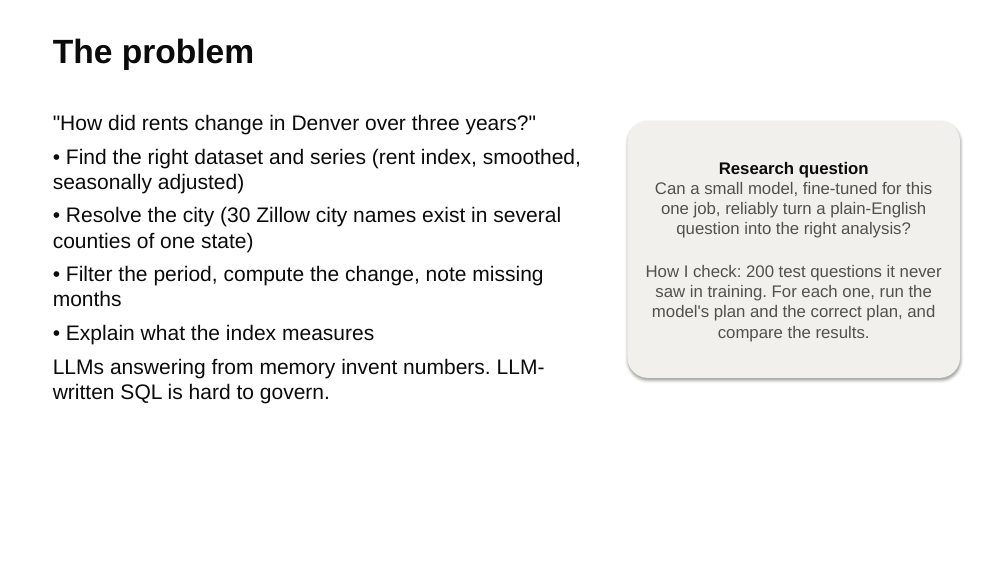
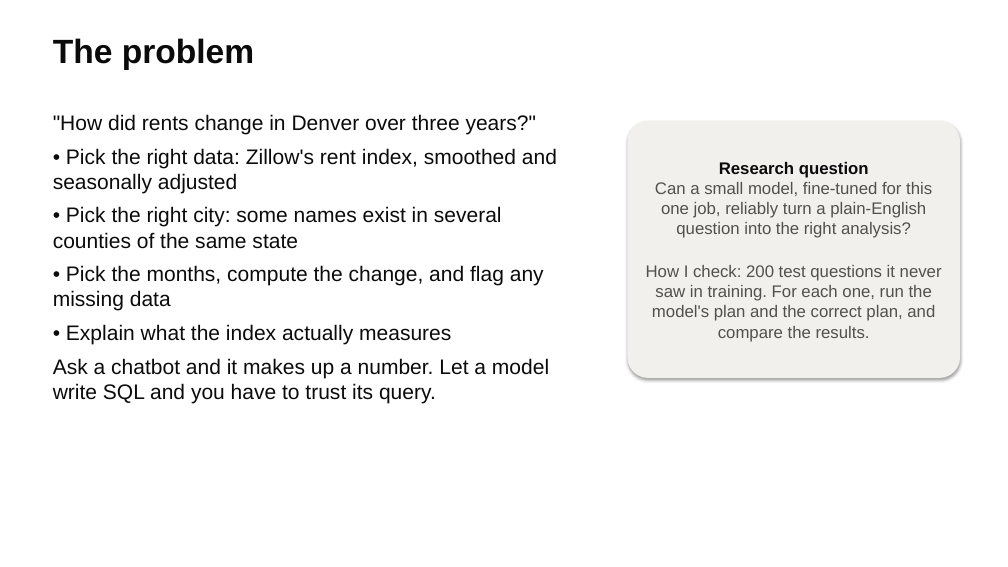
Before and after one commit to weimiao67/llm-class-final, a slide deck: slide 3 of docs/slides/housing-analyst.pptx. Drawn at 1008x567 pixels with LibreOffice and Linux fonts; fonts in the diff are those of the drawing. Boxes give left, top, right and bottom in pixels: in the first picture for what was removed or moved away, otherwise in the second. Text is boxed around its words. In the diff, an @@ line names an element or a change of style, - is before the commit and + after.

```diff
--- a/docs/slides/housing-analyst.pptx
+++ b/docs/slides/housing-analyst.pptx
@@ text at (x1=53, y1=148, x2=557, y2=403): text changed @@
-• Find the right dataset and series (rent index, smoothed, seasonally adjusted)
-• Resolve the city (30 Zillow city names exist in several counties of one state)
-• Filter the period, compute the change, note missing months
-• Explain what the index measures
-LLMs answering from memory invent numbers. LLM-written SQL is hard to govern.
+• Pick the right data: Zillow's rent index, smoothed and seasonally adjusted
+• Pick the right city: some names exist in several counties of the same state
+• Pick the months, compute the change, and flag any missing data
+• Explain what the index actually measures
+Ask a chatbot and it makes up a number. Let a model write SQL and you have to trust its query.
```
Also in this commit, not shown: 14 other slides changed, 1 other file.
